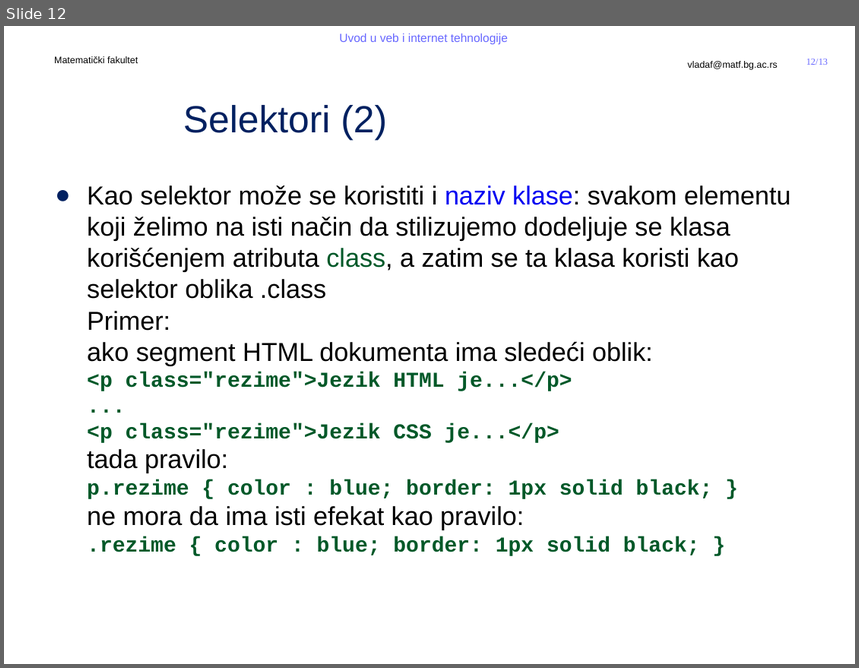
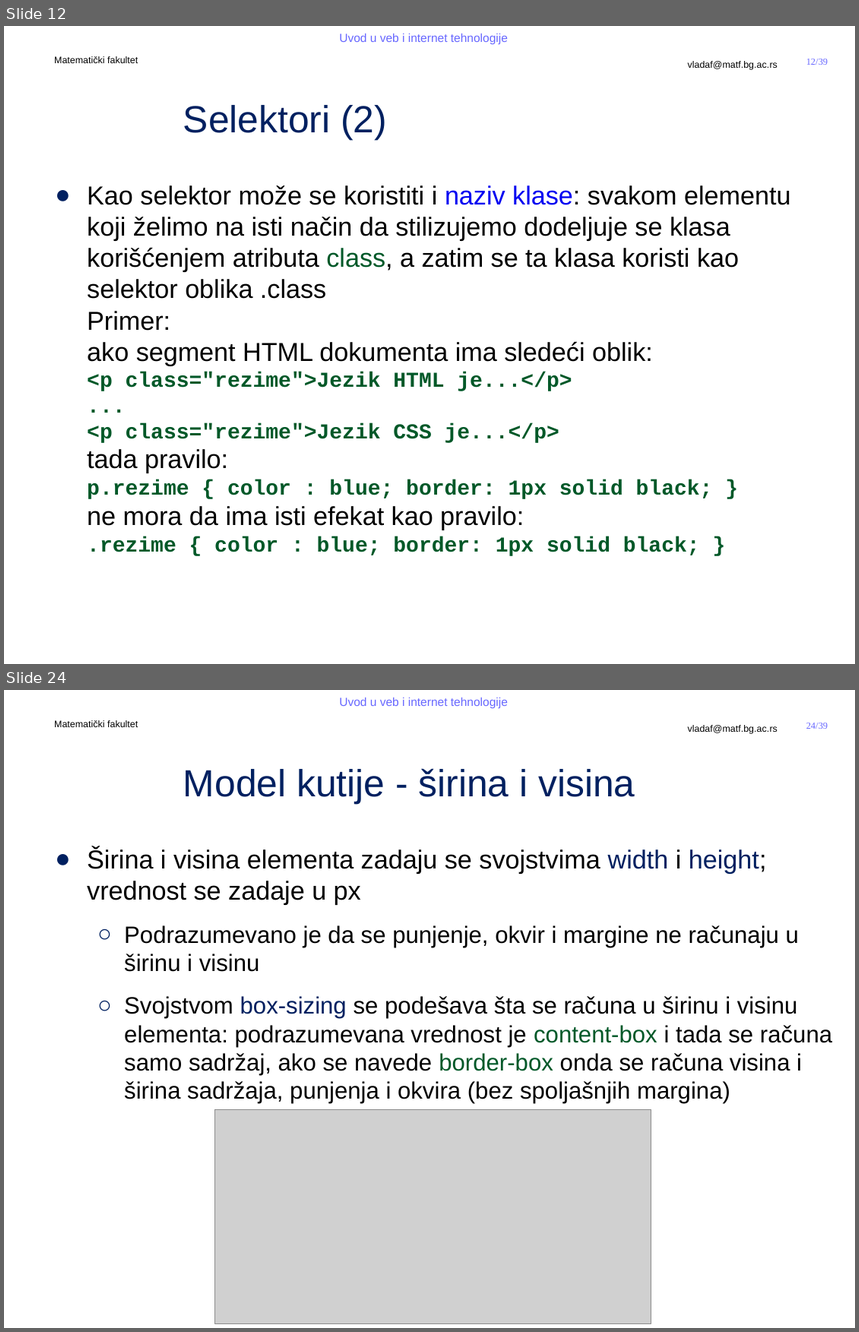
Before and after one commit to MatfUVIT/info, a slide deck: predavanja/prezentacije/UVIT04-01-CSS.pptx. Shown one above the other, each under a label of ours: slide 12 before the commit, slides 12 and 24 after it; the slides between them are not shown. The pictures are 859x668 and 859x1332 pixels, drawn with LibreOffice and Linux fonts; fonts in the diff are those of the drawing; grey boxes stand for pictures; background and template pictures are left out. Boxes give left, top, right and bottom in pixels: in the first picture for what was removed or moved away, otherwise in the second. Text is boxed around its words. In the diff, an @@ line names an element or a change of style, - is before the commit and + after.

```diff
--- a/predavanja/prezentacije/UVIT04-01-CSS.pptx
+++ b/predavanja/prezentacije/UVIT04-01-CSS.pptx
@@ slide 24 added at [4,690,855,1328], background #FFFFFF; not listed: 5 template elements that a slide beside it also shows @@
@@ title added at [183,768,635,804], 32 pt, text #002060 @@
+Model kutije - širina i visina
@@ text added at [87,848,832,1104], 20 pt, text #000000 @@
+● Širina i visina elementa zadaju se svojstvima width i height; vrednost se zadaje u px
+  ○ Podrazumevano je da se punjenje, okvir i margine ne računaju u širinu i visinu
+  ○ Svojstvom box-sizing se podešava šta se računa u širinu i visinu elementa: podrazumevana vrednost je content-box i tada se računa samo sadržaj, ako se navede border-box onda se računa visina i širina sadržaja, punjenja i okvira (bez spoljašnjih margina)
@@ picture added at [215,1110,651,1324] @@
@@ page number at [807,59,828,65]: text changed @@
-12/13
+12/39
```
Also in this commit, not shown: 1 slide changed, 25 other slides added, 3 other files.
